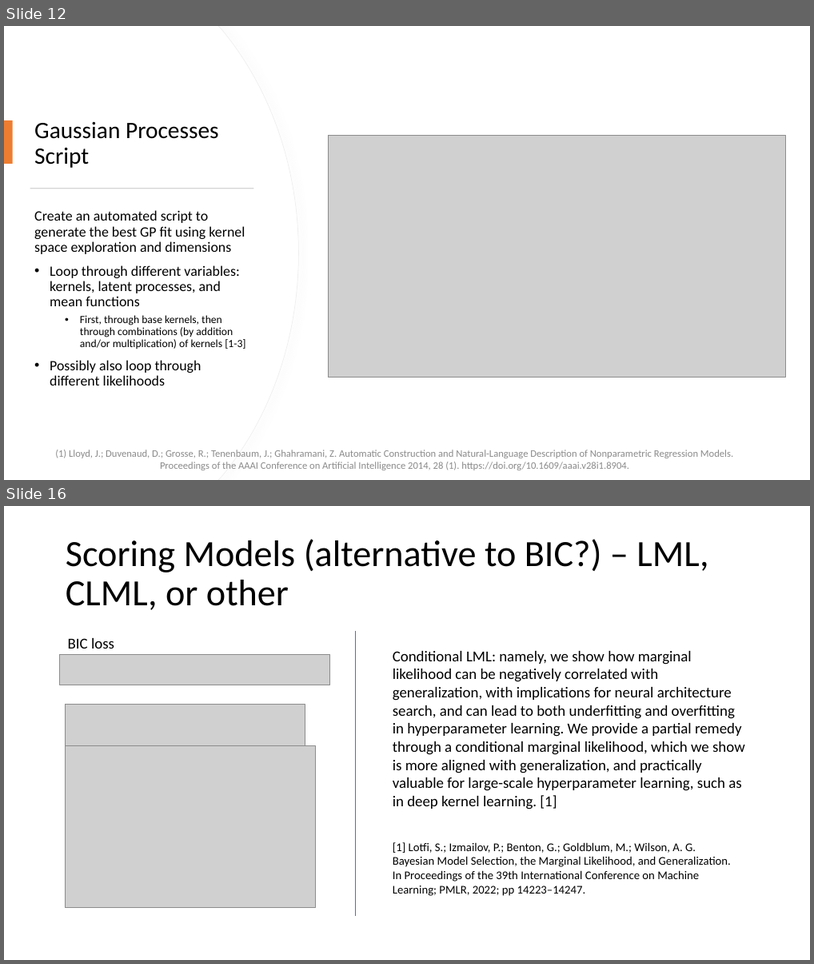
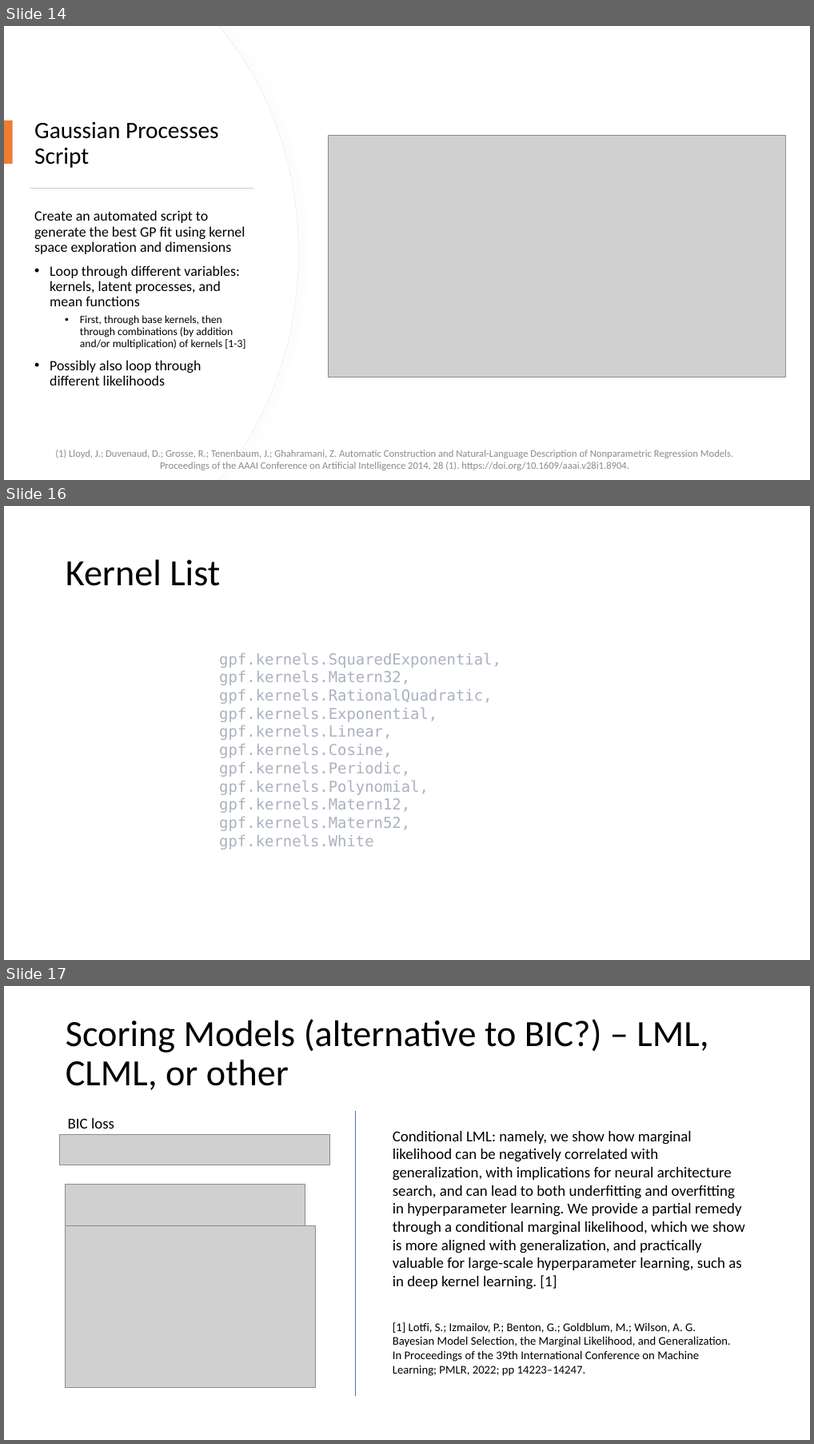
Before and after one commit to Fontanapink/GPs, a slide deck: GPRCommunities.pptx. Shown one above the other, each under a label of ours: slides 12 and 16 before the commit, slides 14, 16 and 17 after it; the slides between them are not shown. The pictures are 814x964 and 814x1444 pixels, drawn with LibreOffice and Linux fonts; fonts in the diff are those of the drawing; grey boxes stand for pictures. Boxes give left, top, right and bottom in pixels: in the first picture for what was removed or moved away, otherwise in the second. Text is boxed around its words. In the diff, an @@ line names an element or a change of style, - is before the commit and + after.

```diff
--- a/GPRCommunities.pptx
+++ b/GPRCommunities.pptx
@@ slide 16 added at [4,506,810,960], background #FFFFFF @@
@@ title added at [66,560,220,586], 44 pt, text #000000 @@
+Kernel List
@@ text added at [219,653,502,849], 18 pt, text #ABB2BF @@
+gpf.kernels.SquaredExponential, gpf.kernels.Matern32, gpf.kernels.RationalQuadratic, gpf.kernels.Exponential,
+gpf.kernels.Linear,
+gpf.kernels.Cosine,
+gpf.kernels.Periodic,
+gpf.kernels.Polynomial,
+gpf.kernels.Matern12,
+gpf.kernels.Matern52,
+gpf.kernels.White
@@ what was slide 12 is now slide 14 @@
@@ what was slide 16 is now slide 17 @@
```
Also in this commit, not shown: 12 slides changed, 3 other slides added, 1 slide removed.
